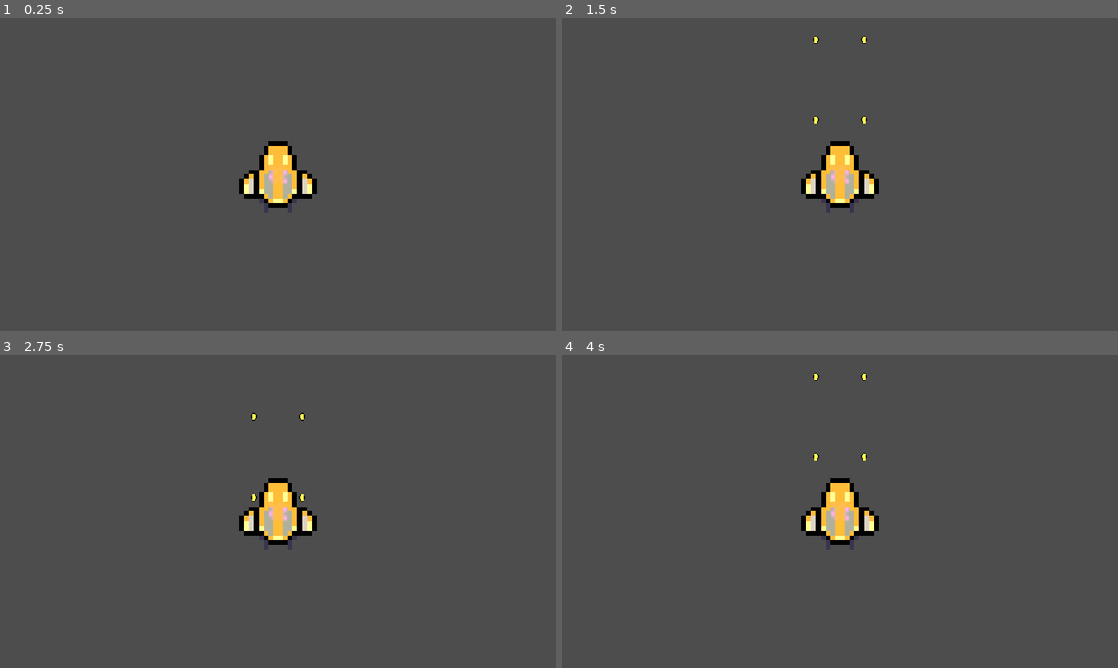
Above: before the commit, frames 1-4 (two rows, left to right).
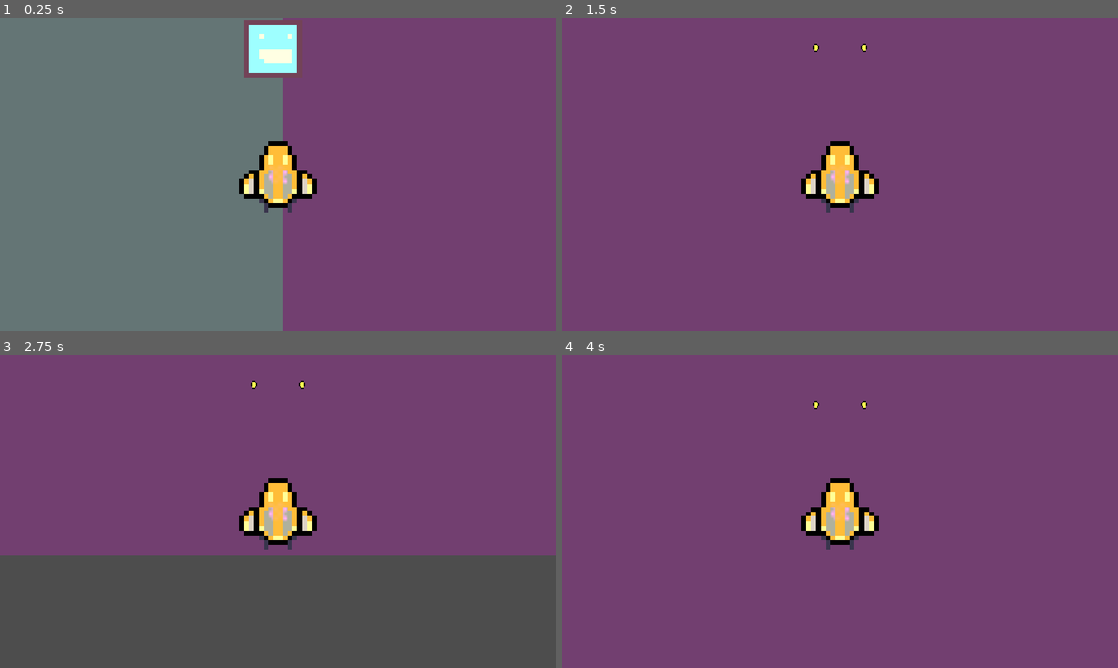
Above: after the commit, the same moments.

Repository: Draftier/Geometric-Invasion-CSS-497
Game: Godot game, scene res://scenes/game.tscn
Same seed, same stepped clock (60 frames per second), same inputs: the game is played once before the commit and once after it.
Inputs:
- Up to frame 1 (0.25 s): no input
- Up to frame 2 (1.5 s): tap Enter at 0.5 s; hold Right (right) 0.53-1.28 s; hold Z (shoot) 0.53-1.28 s; hold Down (down) from 1.28 s (still down); tap Z (shoot) at 1.35 s
- Up to frame 3 (2.75 s): release Down (down) at 2.03 s; hold Right (right) from 2.03 s (still down); hold Z (shoot) from 2.03 s (still down)
- Up to frame 4 (4 s): tap Space at 2.75 s; release Right (right) at 2.78 s; release Z (shoot) at 2.78 s; hold Up (up) 2.78-3.53 s; tap Z (shoot) at 2.85 s; hold Left (left) from 3.53 s (still down); hold Z (shoot) from 3.53 s (still down)

The runs differ from the first frame. In frame 1, 98% of the frame differs, in the area x 0-100%, y 0-100%; in frame 2, 98%; in frame 3, 62%; in frame 4, 98%.

Commit message:
Changed collision layers, added enemy shader
- Added code to change enemy shader
- Changed collision layers
- Added comments to firing code

Diff:
--- a/geometric-invasion/assets/resources/player/destroyer.tres
+++ b/geometric-invasion/assets/resources/player/destroyer.tres
@@ -1,4 +1,4 @@
-[gd_resource type="Resource" format=3 uid="uid://domh45urchay3"]
+[gd_resource type="Resource" script_class="PlayerClass" format=3 uid="uid://domh45urchay3"]
 
 [ext_resource type="Script" uid="uid://dviw3iwulqtp" path="res://scripts/player/player_class.gd" id="1_m2d56"]
 
--- a/geometric-invasion/assets/resources/shoot_point/fast_shoot_point.tres
+++ b/geometric-invasion/assets/resources/shoot_point/fast_shoot_point.tres
@@ -4,6 +4,6 @@
 
 [resource]
 script = ExtResource("1_58lcd")
-fire_rate = 0.15
+fire_rate = 0.1
 num_bullets = 1
 metadata/_custom_type_script = "uid://blj0pgj2esa6o"
--- a/geometric-invasion/project.godot
+++ b/geometric-invasion/project.godot
@@ -48,6 +48,13 @@
 ]
 }
 
+[layer_names]
+
+2d_physics/layer_1="player"
+2d_physics/layer_2="enemies"
+2d_physics/layer_3="bullets"
+2d_physics/layer_4="background"
+
 [physics]
 
 3d/physics_engine="Jolt Physics"
--- /dev/null
+++ b/geometric-invasion/scenes/enemy.tscn
@@ -0,0 +1,26 @@
+[gd_scene format=3 uid="uid://cp837cm6qinkj"]
+
+[ext_resource type="Texture2D" uid="uid://dtb2vka5e01d3" path="res://assets/sprites/enemy.png" id="1_7p1mj"]
+[ext_resource type="Script" uid="uid://p2i60h7gnk8k" path="res://scripts/enemy/enemy.gd" id="1_md0e3"]
+[ext_resource type="Shader" uid="uid://cqv7cjdn8x0b5" path="res://shaders/enemy.tres" id="2_4ra3w"]
+
+[sub_resource type="RectangleShape2D" id="RectangleShape2D_8tegq"]
+size = Vector2(14, 14)
+
+[sub_resource type="ShaderMaterial" id="ShaderMaterial_iywne"]
+shader = ExtResource("2_4ra3w")
+shader_parameter/Color = Color(1, 1, 1, 1)
+shader_parameter/Progress = 1.0
+
+[node name="Enemy" type="Area2D" unique_id=1367146779]
+position = Vector2(0, 1)
+collision_layer = 2
+collision_mask = 13
+script = ExtResource("1_md0e3")
+
+[node name="CollisionShape2D" type="CollisionShape2D" parent="." unique_id=1199752919]
+shape = SubResource("RectangleShape2D_8tegq")
+
+[node name="Sprite2D" type="Sprite2D" parent="." unique_id=1252295741]
+material = SubResource("ShaderMaterial_iywne")
+texture = ExtResource("1_7p1mj")
--- a/geometric-invasion/scenes/game.tscn
+++ b/geometric-invasion/scenes/game.tscn
@@ -2,13 +2,34 @@
 
 [ext_resource type="PackedScene" uid="uid://bqcpjm6w37etq" path="res://scenes/player.tscn" id="1_uwrxv"]
 [ext_resource type="Resource" uid="uid://domh45urchay3" path="res://assets/resources/player/destroyer.tres" id="2_yqjtg"]
+[ext_resource type="PackedScene" uid="uid://cp837cm6qinkj" path="res://scenes/enemy.tscn" id="3_lnu2h"]
 
 [node name="Game" type="Node2D" unique_id=1466998741]
+
+[node name="ColorRect2" type="ColorRect" parent="." unique_id=1966486117]
+offset_left = -499.0
+offset_top = -224.00002
+offset_right = -399.0
+offset_bottom = -163.00002
+scale = Vector2(5, 5)
+color = Color(0.42754805, 1, 1, 0.22900002)
+
+[node name="ColorRect3" type="ColorRect" parent="." unique_id=321701160]
+offset_left = 0.9999924
+offset_top = -223.99998
+offset_right = 100.99999
+offset_bottom = -162.99998
+scale = Vector2(5, 5)
+color = Color(0.5705642, 0.044830933, 0.6164011, 0.22900002)
 
 [node name="DirectionalLight2D" type="DirectionalLight2D" parent="." unique_id=468229809]
 color = Color(0.6633989, 0.67117625, 0.47537822, 1)
 
 [node name="Player" parent="." unique_id=1651887187 instance=ExtResource("1_uwrxv")]
+position = Vector2(0, -3)
 player_class = ExtResource("2_yqjtg")
 
 [node name="Bullets" type="Node2D" parent="." unique_id=666204858]
+
+[node name="Enemy" parent="." unique_id=1367146779 instance=ExtResource("3_lnu2h")]
+position = Vector2(-1, -29)
--- a/geometric-invasion/scenes/player.tscn
+++ b/geometric-invasion/scenes/player.tscn
@@ -15,6 +15,7 @@
 [sub_resource type="NoiseTexture2D" id="NoiseTexture2D_g2els"]
 
 [node name="Player" type="CharacterBody2D" unique_id=1651887187]
+collision_mask = 10
 script = ExtResource("1_g2els")
 player_class = SubResource("Resource_qhqgy")
 
--- a/geometric-invasion/scenes/player_bullet.tscn
+++ b/geometric-invasion/scenes/player_bullet.tscn
@@ -9,6 +9,8 @@
 
 [node name="Bullet" type="Area2D" unique_id=1404794027]
 scale = Vector2(0.15, 0.15)
+collision_layer = 4
+collision_mask = 10
 script = ExtResource("1_46jqs")
 
 [node name="Sprite2D" type="Sprite2D" parent="." unique_id=593106910]
@@ -23,4 +25,5 @@
 scale = Vector2(0.5, 0.5)
 rect = Rect2(-8, -10, 16, 20)
 
+[connection signal="area_entered" from="." to="." method="_on_area_entered"]
 [connection signal="screen_exited" from="VisibleOnScreenNotifier2D" to="." method="_on_visible_on_screen_notifier_2d_screen_exited"]
--- a/geometric-invasion/scripts/ShootPoint/shoot_point.gd
+++ b/geometric-invasion/scripts/ShootPoint/shoot_point.gd
@@ -4,15 +4,19 @@
 const PLAYER_BULLET = preload("uid://iie43arv0boo")
 @export var stats : ShootPointStats
 
+# Variable used to track whether or not point can fire another bullet within timer
 var can_shoot : bool = true
 
 func _ready() -> void:
+	# Set the fire rate based on resource
 	$FireRateTimer.wait_time = stats.fire_rate
 
+# When the fire rate timer times out, allow shooting bullets
 func _on_fire_rate_timer_timeout() -> void:
 	can_shoot = true
 
 func shoot() -> void:
+	# Fire bullet then reset can_shoot flag so that we can keep bullet fire rate within timer time
 	if can_shoot == true:
 		var player_bullet = PLAYER_BULLET.instantiate() as Area2D
 		player_bullet.setup($Muzzle.position, Vector2.UP)
--- a/geometric-invasion/scripts/bullet/bullet.gd
+++ b/geometric-invasion/scripts/bullet/bullet.gd
@@ -1,6 +1,6 @@
 extends Area2D
 
-@export var speed = 100
+@export var speed = 250
 var direction
 
 # Will utilize to play some sort of animation on instantiation
@@ -20,3 +20,10 @@
 
 func _on_visible_on_screen_notifier_2d_screen_exited() -> void:
 	queue_free()
+
+
+func _on_area_entered(area: Area2D) -> void:
+	print(area)
+	if "hit" in area:
+		area.hit()
+	queue_free()
--- /dev/null
+++ b/geometric-invasion/scripts/enemy/enemy.gd
@@ -0,0 +1,18 @@
+class_name basic_enemy
+extends Area2D
+
+@export var health = 5
+
+func _ready() -> void:
+	pass
+
+func _physics_process(delta: float) -> void:
+	pass
+
+func hit() -> void:
+	health -= 1
+	if health <= 0:
+		queue_free()
+	var tween = create_tween()
+	tween.tween_property($Sprite2D.material, 'shader_parameter/Progress', 0.0, 0.1)
+	tween.tween_property($Sprite2D.material, 'shader_parameter/Progress', 1.0, 0.2)
--- a/geometric-invasion/scripts/player/player.gd
+++ b/geometric-invasion/scripts/player/player.gd
@@ -6,7 +6,7 @@
 
 
 # Called every physics tick
-func _physics_process(delta: float) -> void:
+func _process(delta: float) -> void:
 	# Get an input vector and modify velocity of player based on it
 	direction = Input.get_vector("left", "right", "up", "down")
 	velocity = direction * player_class.speed
--- /dev/null
+++ b/geometric-invasion/shaders/enemy.tres
@@ -0,0 +1,29 @@
+[gd_resource type="VisualShader" format=3 uid="uid://cqv7cjdn8x0b5"]
+
+[sub_resource type="VisualShaderNodeColorParameter" id="VisualShaderNodeColorParameter_8egsn"]
+parameter_name = "Color"
+default_value_enabled = true
+
+[sub_resource type="VisualShaderNodeInput" id="VisualShaderNodeInput_th8hl"]
+input_name = "color"
+
+[sub_resource type="VisualShaderNodeFloatParameter" id="VisualShaderNodeFloatParameter_w25m2"]
+parameter_name = "Progress"
+
+[sub_resource type="VisualShaderNodeMix" id="VisualShaderNodeMix_bjaug"]
+default_input_values = [0, Vector3(0, 0, 0), 1, Vector3(1, 1, 1), 2, Vector3(0.5, 0.5, 0.5)]
+op_type = 3
+
+[resource]
+mode = 1
+flags/light_only = false
+nodes/fragment/0/position = Vector2(660, 200)
+nodes/fragment/2/node = SubResource("VisualShaderNodeColorParameter_8egsn")
+nodes/fragment/2/position = Vector2(-80, 140)
+nodes/fragment/3/node = SubResource("VisualShaderNodeInput_th8hl")
+nodes/fragment/3/position = Vector2(-360, 360)
+nodes/fragment/4/node = SubResource("VisualShaderNodeFloatParameter_w25m2")
+nodes/fragment/4/position = Vector2(-320, 480)
+nodes/fragment/5/node = SubResource("VisualShaderNodeMix_bjaug")
+nodes/fragment/5/position = Vector2(320, 220)
+nodes/fragment/connections = PackedInt32Array(2, 0, 5, 0, 3, 0, 5, 1, 4, 0, 5, 2, 5, 0, 0, 0)
Binary file added: geometric-invasion/assets/sprites/enemy.png
Not shown, added: geometric-invasion/assets/sprites/enemy.png.import
Not shown, added: geometric-invasion/scripts/enemy/enemy.gd.uid
